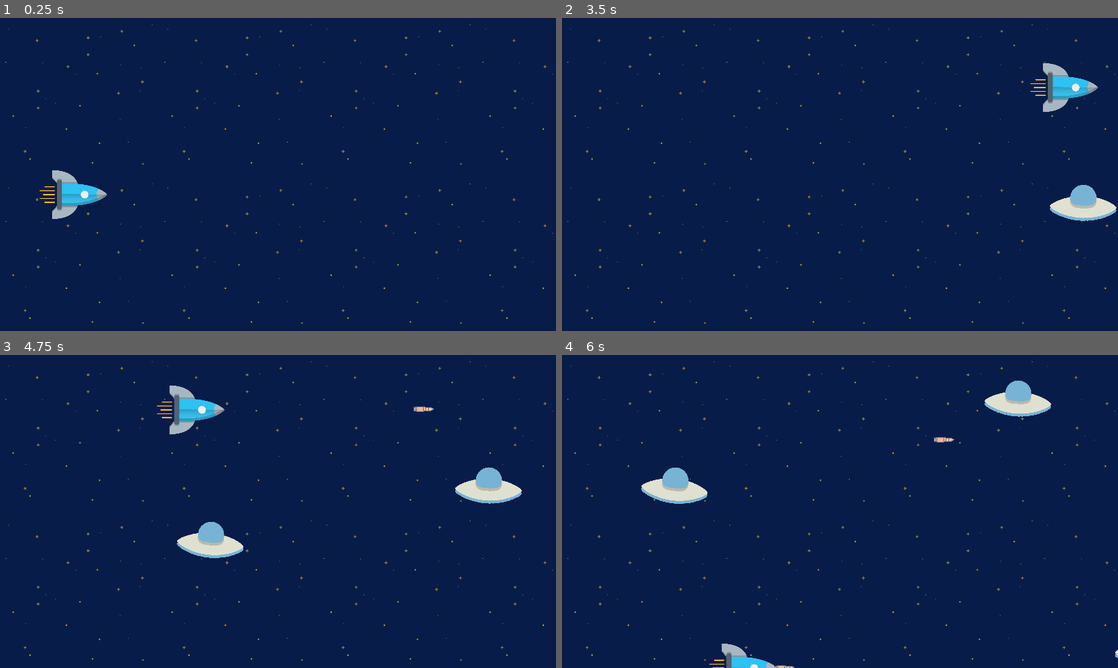
Above: before the commit, frames 1-4 (two rows, left to right).
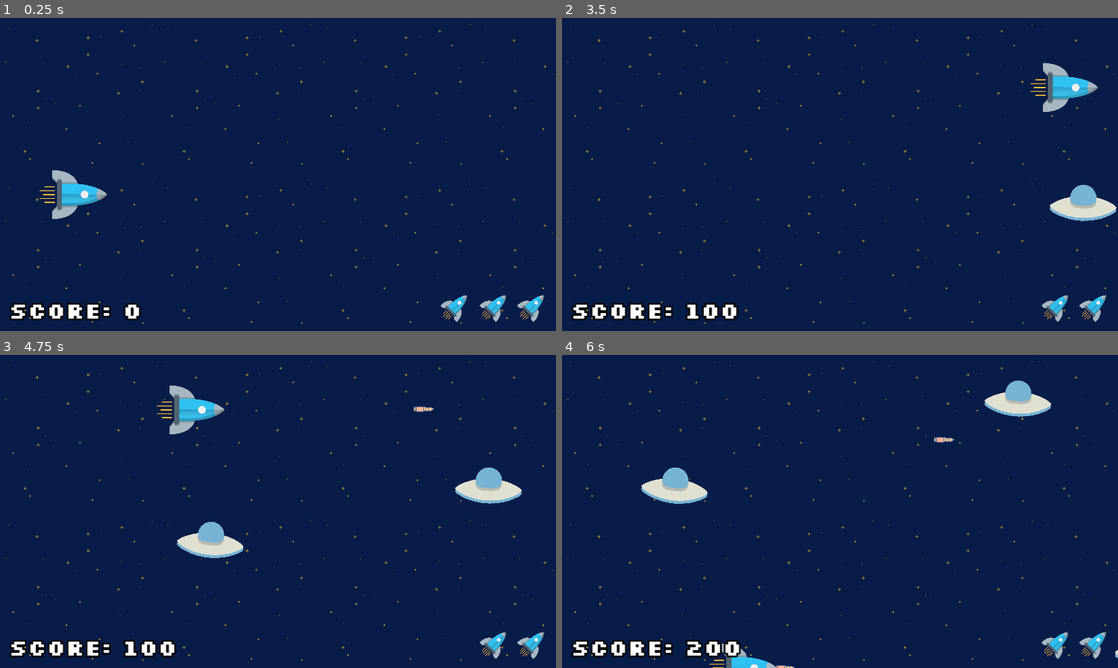
Above: after the commit, the same moments.

Repository: pangeon/V-Galaga
Game: Godot game, scene res://scenes/game.tscn
The game is run twice, just before and just after one commit, with the same random seed, the same clock (stepped at 60 frames per second) and the same inputs.
Inputs:
- Up to frame 1 (0.25 s): no input
- Up to frame 2 (3.5 s): hold Right (right) 0.53-1.28 s; tap Ctrl (action) every 0.75 s from 0.6 to 2.85 s; hold Down (down) 1.28-2.03 s; hold Right (right) 2.03-2.78 s; hold Up (up) from 2.78 s (still down)
- Up to frame 3 (4.75 s): release Up (up) at 3.53 s; hold Left (left) from 3.53 s (still down); tap Ctrl (action) at 3.6, 4.35 s
- Up to frame 4 (6 s): release Left (left) at 5.03 s; hold Down (down) 5.03-5.78 s; tap Ctrl (action) at 5.1, 5.85 s; hold Right (right) from 5.78 s (still down)

The runs differ from the first frame. In frame 1, 1.5% of the frame differs, in the area x 1-98%, y 88-98%; in frame 2, 1.6%; in frame 3, 1.6%; in frame 4, 1.7%.

Commit message:
add ui: score counter and lives amount visualizer

Diff:
--- a/scenes/game.tscn
+++ b/scenes/game.tscn
@@ -1,15 +1,20 @@
-[gd_scene load_steps=6 format=3 uid="uid://bwmob7843oi3k"]
+[gd_scene load_steps=7 format=3 uid="uid://bwmob7843oi3k"]
 
 [ext_resource type="Texture2D" uid="uid://cdboet16twaf3" path="res://assets/textures/background_tile_blue.png" id="1_h8qm7"]
 [ext_resource type="Script" path="res://scripts/game.gd" id="1_mcvr8"]
 [ext_resource type="PackedScene" uid="uid://eea060x1rh27" path="res://scenes/player.tscn" id="2_ldqfl"]
 [ext_resource type="PackedScene" uid="uid://2aqd28i3gmgt" path="res://scenes/enemy_spawner.tscn" id="4_qruwp"]
+[ext_resource type="PackedScene" uid="uid://c6idl8yb64wfg" path="res://scenes/hud.tscn" id="5_hhvm2"]
 
 [sub_resource type="RectangleShape2D" id="RectangleShape2D_lcldr"]
 size = Vector2(99, 1584)
 
 [node name="Game" type="Node2D"]
 script = ExtResource("1_mcvr8")
+
+[node name="UI" type="CanvasLayer" parent="."]
+
+[node name="HUD" parent="UI" instance=ExtResource("5_hhvm2")]
 
 [node name="Background" type="TextureRect" parent="."]
 offset_right = 1280.0
@@ -31,6 +36,7 @@
 shape = SubResource("RectangleShape2D_lcldr")
 
 [connection signal="collision_with_enemy" from="Player" to="." method="_on_player_collision_with_enemy"]
+[connection signal="enemy_spawned" from="EnemySpawner" to="." method="_on_enemy_spawner_enemy_spawned"]
 [connection signal="area_entered" from="EnemyCleaner" to="." method="_on_enemy_cleaner_area_entered"]
 
 [editable path="Player"]
--- /dev/null
+++ b/scenes/hud.tscn
@@ -0,0 +1,65 @@
+[gd_scene load_steps=5 format=3 uid="uid://c6idl8yb64wfg"]
+
+[ext_resource type="Script" path="res://scripts/hud.gd" id="1_1ol84"]
+[ext_resource type="FontFile" uid="uid://eusmawj8inl" path="res://assets/font/Silkscreen-Bold.ttf" id="1_ie6ki"]
+[ext_resource type="Texture2D" uid="uid://bkd1c2j5g1qro" path="res://assets/spaceship.png" id="3_6x6l3"]
+
+[sub_resource type="LabelSettings" id="LabelSettings_lkhuh"]
+font = ExtResource("1_ie6ki")
+font_size = 50
+outline_size = 15
+outline_color = Color(0, 0, 0, 1)
+
+[node name="HUD" type="Control"]
+layout_mode = 3
+anchors_preset = 15
+anchor_right = 1.0
+anchor_bottom = 1.0
+grow_horizontal = 2
+grow_vertical = 2
+script = ExtResource("1_1ol84")
+
+[node name="Score" type="Label" parent="."]
+layout_mode = 0
+offset_left = 20.0
+offset_top = 640.0
+offset_right = 352.0
+offset_bottom = 708.0
+text = "SCORE:"
+label_settings = SubResource("LabelSettings_lkhuh")
+
+[node name="LivesIcon_1" type="TextureRect" parent="."]
+layout_mode = 1
+anchors_preset = -1
+anchor_right = 0.016
+anchor_bottom = 0.026
+offset_left = 1185.0
+offset_top = 632.0
+offset_right = 1237.52
+offset_bottom = 686.28
+texture = ExtResource("3_6x6l3")
+expand_mode = 2
+
+[node name="LivesIcon_2" type="TextureRect" parent="."]
+layout_mode = 1
+anchors_preset = -1
+anchor_right = 0.016
+anchor_bottom = 0.026
+offset_left = 1098.0
+offset_top = 632.0
+offset_right = 1150.52
+offset_bottom = 686.28
+texture = ExtResource("3_6x6l3")
+expand_mode = 2
+
+[node name="LivesIcon_3" type="TextureRect" parent="."]
+layout_mode = 1
+anchors_preset = -1
+anchor_right = 0.016
+anchor_bottom = 0.026
+offset_left = 1008.0
+offset_top = 632.0
+offset_right = 1060.52
+offset_bottom = 686.28
+texture = ExtResource("3_6x6l3")
+expand_mode = 2
--- a/scripts/enemy.gd
+++ b/scripts/enemy.gd
@@ -1,4 +1,6 @@
 extends Area2D
+
+signal update_score
 
 @export var speed_x: int = 300
 @export var speed_y: int = 50
@@ -17,6 +19,7 @@
 		global_position.y += -speed_y*delta*enemy_flying_direction
 
 func die() -> void:
+	emit_signal("update_score")
 	queue_free()
 
 func _on_body_entered(body) -> void:
--- a/scripts/enemy_spawner.gd
+++ b/scripts/enemy_spawner.gd
@@ -1,4 +1,6 @@
 extends Node2D
+
+signal enemy_spawned(enemy_instance)
 
 const enemy_scene = preload("res://scenes/enemy.tscn")
 @onready var spawn_positions_container: Node2D = $SpawnPositions
@@ -12,4 +14,5 @@
 
 	var enemy_instance = enemy_scene.instantiate()
 	enemy_instance.global_position = random_position.global_position
-	add_child(enemy_instance)
+	emit_signal("enemy_spawned", enemy_instance)
+	#add_child(enemy_instance)
--- a/scripts/game.gd
+++ b/scripts/game.gd
@@ -2,18 +2,39 @@
 
 @export var lives = 3
 @onready var player_scene = $Player
+@onready var hud = $UI/HUD
+
+var score = 0
+
+func _ready():
+	hud.update_score_ui(score)
+	hud.off_visible_left_lives(lives)
 
 func _on_enemy_cleaner_area_entered(area: Area2D) -> void:
 	area.die()
 
 func _on_player_collision_with_enemy() -> void:
 	lives -= 1
+	hud.off_visible_left_lives(lives)
+	update_score(false)
 	if (lives < 1):
 		print("Game over")
 		player_scene.die()
 		close()
-	else:
-		print("Lives: " + str(lives))
+
+func _on_enemy_spawner_enemy_spawned(enemy_instance):
+	enemy_instance.connect("update_score", _on_enemy_died)
+	add_child(enemy_instance)
 
 func close() -> void:
 	get_tree().quit()
+
+func _on_enemy_died() -> void:
+	update_score(true)
+	hud.update_score_ui(score)
+
+func update_score(flag):
+	if flag:
+		score += 100
+	else:
+		score -= 100
--- /dev/null
+++ b/scripts/hud.gd
@@ -0,0 +1,20 @@
+extends Control
+
+@onready var score = $Score
+
+@onready var life_icons = [$LivesIcon_1, $LivesIcon_2, $LivesIcon_3]
+
+func update_score_ui(new_score: int):
+	score.text = "SCORE: " + str(new_score)
+
+func off_visible_left_lives(score_amount: int):
+	if score_amount == 2:
+		life_icons[2].visible = false
+	elif score_amount == 1:
+		life_icons[2].visible = false
+		life_icons[1].visible = false
+	elif score_amount == 0:
+		for i in range(0, 2):
+			life_icons[i].visible = false
+	else:
+		pass
--- a/scripts/rocket.gd
+++ b/scripts/rocket.gd
@@ -12,6 +12,8 @@
 func _on_screen_exited():
 	queue_free()
 
-func _on_area_entered(area: Area2D) -> void:
+func _on_area_entered(area: Area2D) -> bool:
 	queue_free()
 	area.die()
+
+	return true
Binary file added: assets/font/Silkscreen-Bold.ttf
Not shown, added: assets/font/Silkscreen-Bold.ttf.import
Binary file added: assets/font/Silkscreen-Regular.ttf
Not shown, added: assets/font/Silkscreen-Regular.ttf.import
